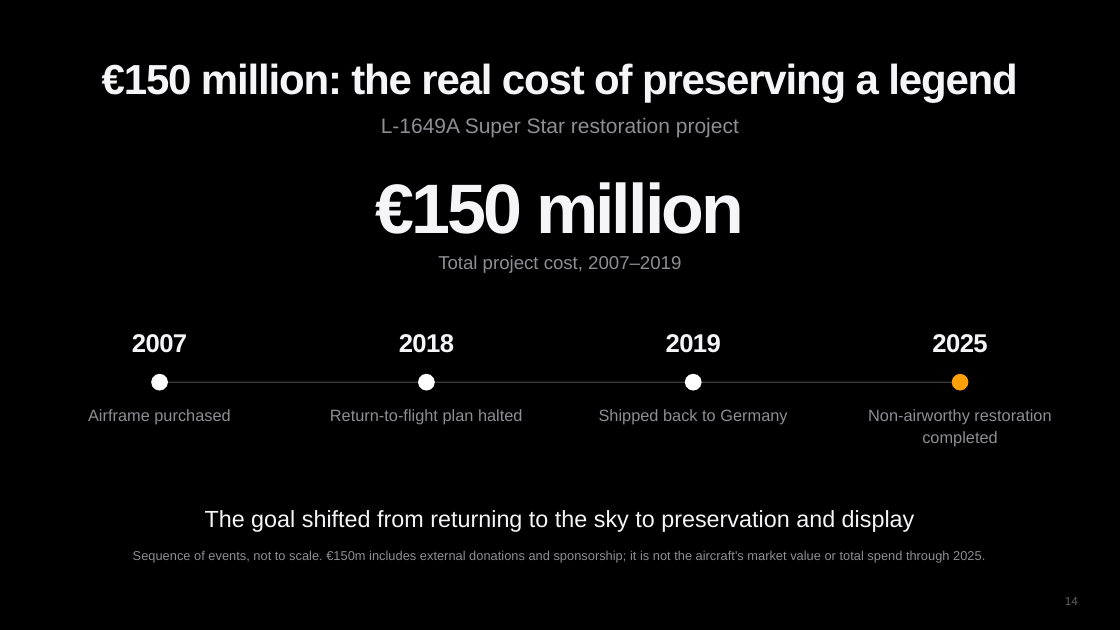
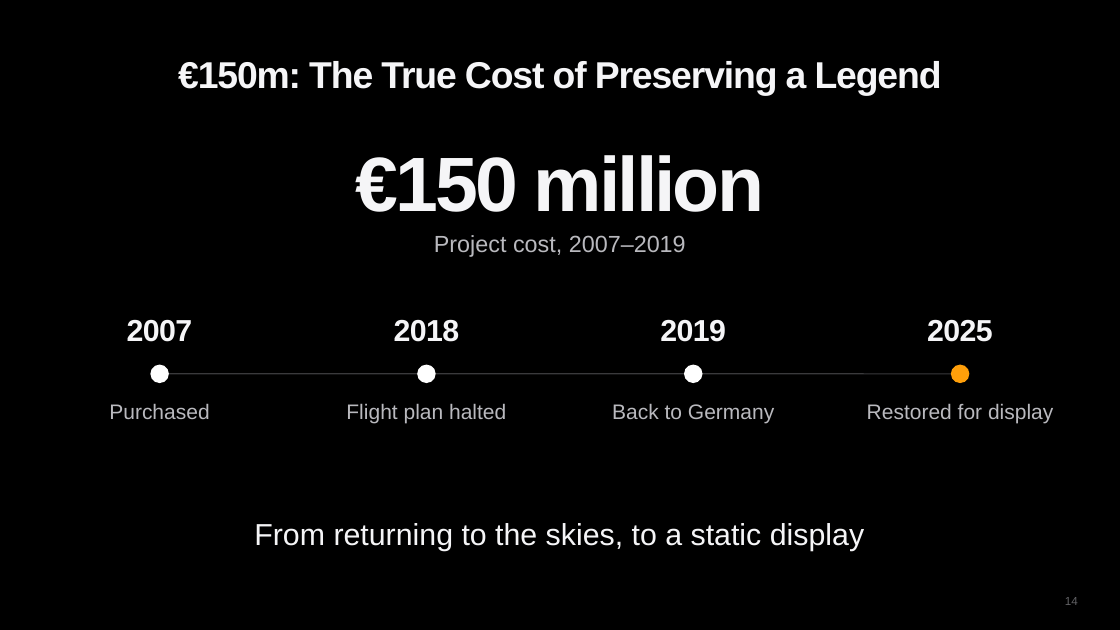
Before and after one commit to diuneilomochaufahai/claude, a slide deck: slide 14 of Constellation_Visual_Pitch_EN.pptx. Drawn at 1120x630 pixels with LibreOffice and Linux fonts; fonts in the diff are those of the drawing. Boxes give left, top, right and bottom in pixels: in the first picture for what was removed or moved away, otherwise in the second. Text is boxed around its words. In the diff, an @@ line names an element or a change of style, - is before the commit and + after.

```diff
--- a/Constellation_Visual_Pitch_EN.pptx
+++ b/Constellation_Visual_Pitch_EN.pptx
@@ title at <box>178,61,942,95</box>: text changed; size 36 to 32 pt @@
-€150 million: the real cost of preserving a legend
+€150m: The True Cost of Preserving a Legend
@@ text removed at <box>381,118,739,138</box> @@
-L-1649A Super Star restoration project
@@ text "€150 million": place and size @@
-text "€150 million" at <box>376,182,744,234</box>
+text "€150 million" at <box>356,155,765,212</box>
@@ text "€150 million" at <box>356,155,765,212</box>: size 60 to 66 pt @@
@@ text at <box>434,235,686,257</box>: text changed; size 16 to 20 pt; text colour #8E8E93 to #B9B9BE @@
-Total project cost, 2007–2019
+Project cost, 2007–2019
@@ text "2007": place and size @@
-text "2007" at <box>132,334,187,353</box>
+text "2007" at <box>127,320,193,342</box>
@@ text "2018": place and size @@
-text "2018" at <box>399,334,454,353</box>
+text "2018" at <box>394,319,460,342</box>
@@ text "2019": place and size @@
-text "2019" at <box>666,334,721,353</box>
+text "2019" at <box>660,319,726,342</box>
@@ size 22 to 26 pt in 4 elements at <box>660,319,726,342</box>, <box>127,320,193,342</box>, <box>394,319,460,342</box>, <box>927,319,993,342</box> @@
@@ text "2025": place and size @@
-text "2025" at <box>932,334,987,353</box>
+text "2025" at <box>927,319,993,342</box>
@@ 4 ellipses, 1 line: place and size @@
-4 ellipses, 1 line at <box>151,374,969,391</box>
+4 ellipses, 1 line at <box>150,365,970,383</box>
@@ text at <box>109,403,209,419</box>: text changed; size 14 to 18 pt; text colour #8E8E93 to #B9B9BE @@
-Airframe purchased
+Purchased
@@ text at <box>346,403,506,424</box>: text changed; size 14 to 18 pt; text colour #8E8E93 to #B9B9BE @@
-Return-to-flight plan halted
+Flight plan halted
@@ text at <box>612,403,774,424</box>: text changed; size 14 to 18 pt; text colour #8E8E93 to #B9B9BE @@
-Shipped back to Germany
+Back to Germany
@@ text added at <box>867,403,1053,424</box>, 18 pt, text #B9B9BE @@
+Restored for display
@@ text removed at <box>868,409,1051,446</box> @@
-Non-airworthy restoration completed
@@ text at <box>254,523,864,551</box>: text changed; size 20 to 26 pt @@
-The goal shifted from returning to the sky to preservation and display
+From returning to the skies, to a static display
@@ text removed at <box>133,550,985,563</box> @@
-Sequence of events, not to scale. €150m includes external donations and sponsorship; it is not the aircraft's market value or total spend through 2025.
```
Also in this commit, not shown: 17 other slides changed, 1 other file.
